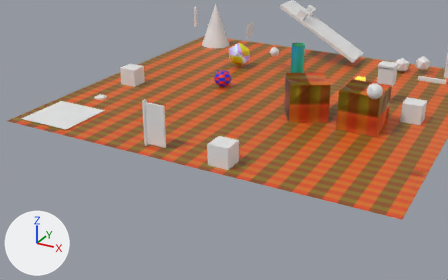
Renders of the glTF model importer/tests/assets/sample_level.glb from each side of a commit.
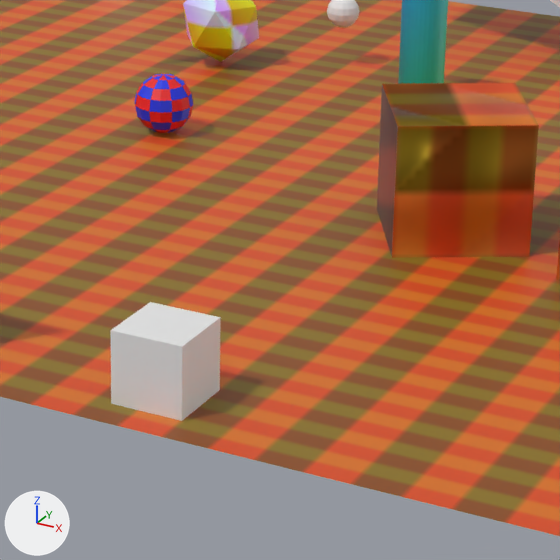
Each version is shown from a 50 mm lens placed at (13.76, -30.32, 11.77), pointed at (2.48, -9.81, 1.51), then close up on the part from 39% to 75% of the width and 17% to 75% of the height. Arrows for +X, +Y and +Z are at lower left; the lights stay in place. The last two pictures show the newer version. Objects named as collision shapes, trigger or cutter boxes, shadow casters or lower levels of detail are left out. Where no turn or scale is listed for an object, it has been applied to the vertices.

Script lines for the objects in view, before the commit:
```python
me_balloon = bpy.data.meshes.new('balloon')
me_balloon.from_pydata(...)  # a UV sphere (16 segments, 8 rings, poles along z) spanning x -0.3..0.3, y -0.3..0.3, z -0.3..0.3
me_drawer_cabinet = bpy.data.meshes.new('drawer_cabinet')
me_drawer_cabinet.from_pydata(...)  # a box spanning x -0.5..0.5, y -0.5..0.5, z -0.5..0.5
me_rock = bpy.data.meshes.new('rock')
me_rock.from_pydata(...)  # an icosphere of 20 faces spanning x -0.72..0.72, y -0.68..0.68, z -0.8..0.8
me_rock.materials.append(mat_rock_orm)  # picture img_wood_orm
ob_balloon = bpy.data.objects.new('balloon', me_balloon)
ob_balloon.location = (-2.0, 5.0, 1.0)
ob_drawer_cabinet = bpy.data.objects.new('drawer_cabinet', me_drawer_cabinet)
ob_drawer_cabinet.location = (2.0, -9.0, 0.5)
ob_rock = bpy.data.objects.new('rock', me_rock)
ob_rock.location = (-4.0, 4.0, 0.8)
# also in view: 'pillar' at (0.0, 4.0, 1.0); 'ball' at (-3.0, 0.0, 0.5); 'ground' at (0.0, 0.0, 0.0); 'crate' at (3.0, -2.0, 1.0)
```
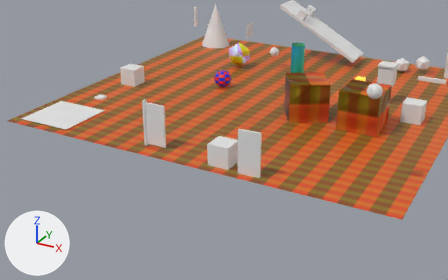
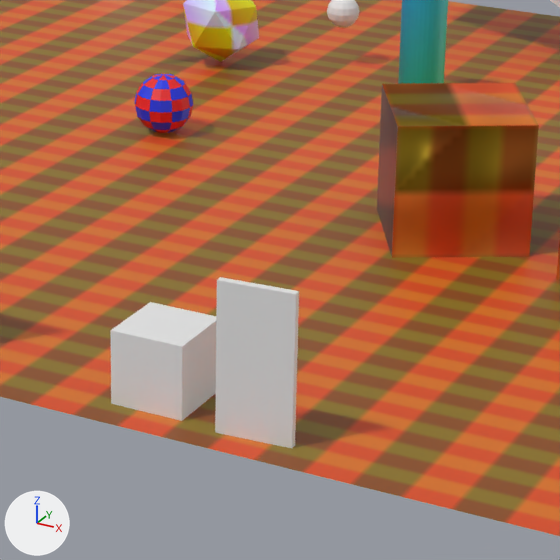
The change, as a list of edits to the scene's bpy script:
```text
Add me_gate:
    me_gate.from_pydata([(-0.5, -0.08, -1.0), (-0.5, -0.08, 1.0), (-0.5, 0.02, -1.0), (-0.5, 0.02, 1.0), (0.5, -0.02, -1.0), (0.5, -0.02, 1.0), (0.5, 0.08, -1.0), (0.5, 0.08, 1.0)], [], [(0, 1, 3), (0, 3, 2), (2, 3, 7), (2, 7, 6), (6, 7, 5), (6, 5, 4), (4, 5, 1), (4, 1, 0), (2, 6, 4), (2, 4, 0), (7, 3, 1), (7, 1, 5)])
Add ob_gate:
    ob_gate = bpy.data.objects.new('gate', me_gate)
    ob_gate.location = (3.5, -9.5, 1.0)
```

Location of each change, (x1, y1, x2, y2) in pixels of the close-ups (560 x 560 px):
'gate', added
    after: (215, 277, 299, 448)
